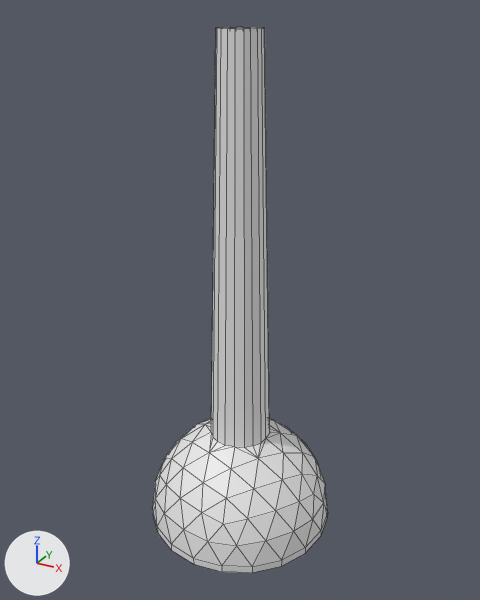
The Blender file raw/meshes/well_tunnel_chamber.blend as it was, and as the next commit left it.
Both versions are drawn from a 50 mm lens placed at (12.73, -23.15, 20.77), pointed at (-0.04, 0.06, 9.17). Arrows for +X, +Y and +Z are at lower left; the lights stay in place. Mesh edges are drawn as thin lines.

The scene before the commit, as lines of its bpy script (objects in view):
```python
me_icosphere = bpy.data.meshes.new('Icosphere')
me_icosphere.from_pydata(...)  # 145 vertices, 211 faces; spans x -4.3..4.3, y -4.3..4.3, z -2.1..20.1
ob_chamber = bpy.data.objects.new('Chamber', me_icosphere)
ob_chamber.location = (0.0, 0.0, 0.0)
```
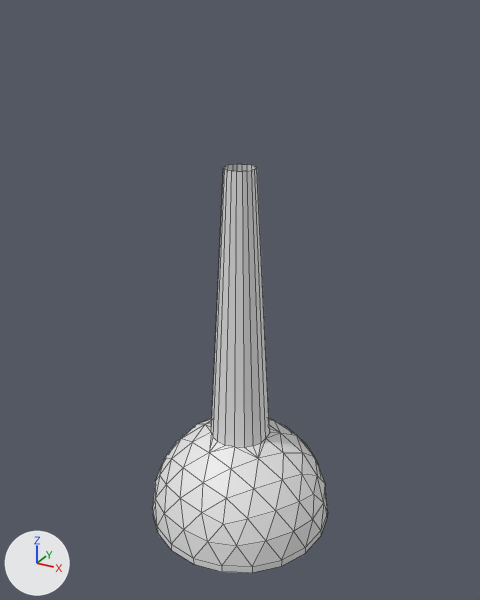
The newer file is also rescaled (x1.347), turned or shifted as a whole; pictures and numbers use the older file's frame.

What differs and where, as boxes [x1, y1, x2, y2] in the pictures (480 x 600 px; the box of a moved part takes in the faces that stretch with it):
'Chamber', reshaped (25% shorter)
    before: [153, 27, 327, 573]
    after: [153, 164, 327, 573]
part 1 of me_icosphere, moved or reshaped
    before: [211, 27, 270, 448]
    after: [211, 164, 270, 448]

The change, as a diff of the scene's bpy script:
```diff
--- a/raw/meshes/well_tunnel_chamber.blend.py
+++ b/raw/meshes/well_tunnel_chamber.blend.py
@@ me_icosphere @@
 me_icosphere.from_pydata(...)  # 145 vertices, 211 faces; spans x -4.3..4.3, y -4.3..4.3, z -2.1..20.1
 # used by ob_chamber; location = (0.0, 0.0, 0.0)
+# me_icosphere part 1: all 20 vertices in x -0.9..0.9, y -0.9..0.9, z 20.1 are scaled about their middle by (0.742, 0.742, 0.778), then moved by (0.0, 0.0, -5.2)
```
